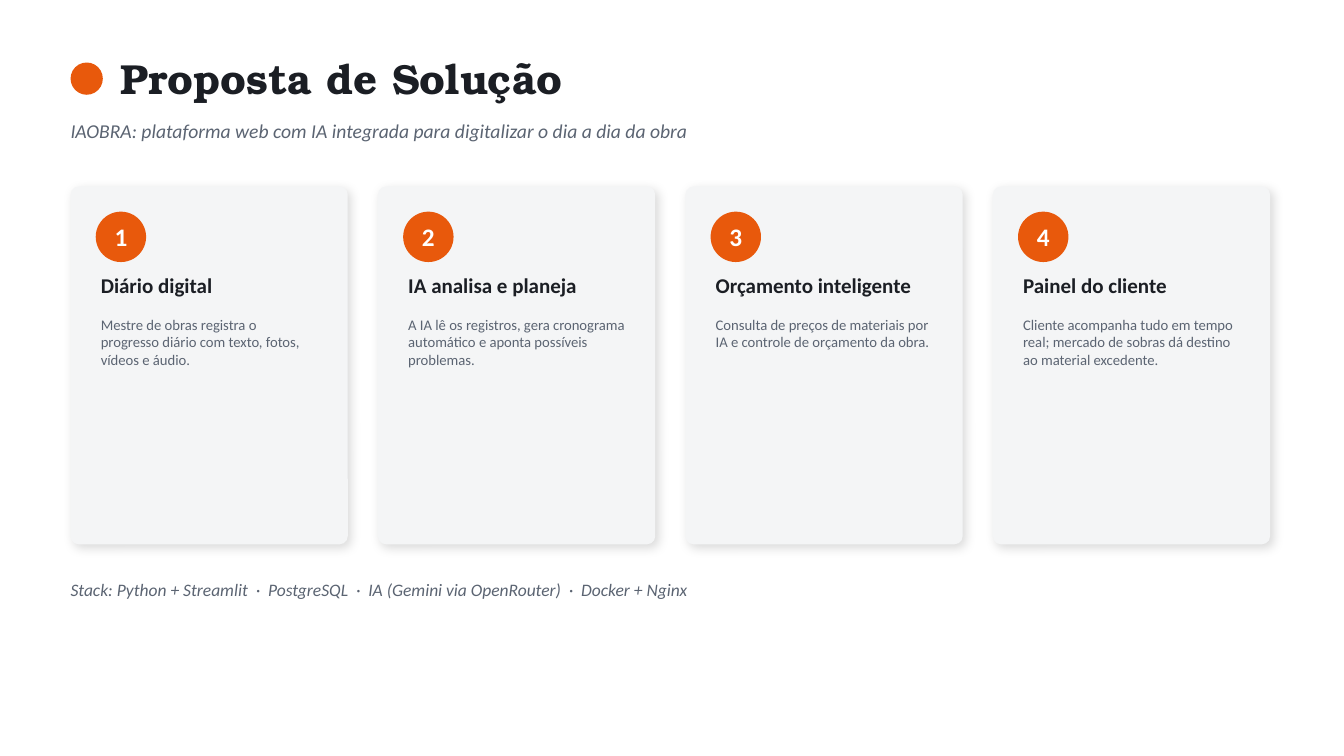
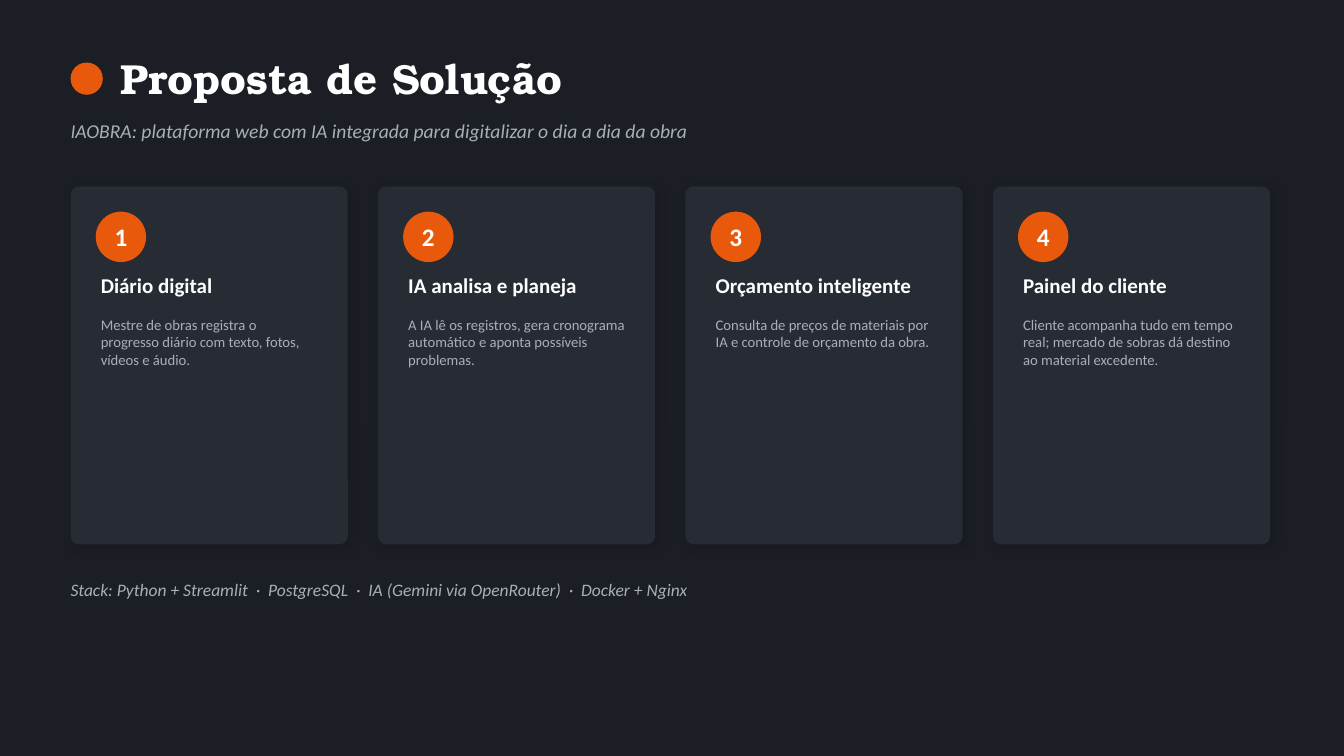
Before and after one commit to machadods/iaobra, a slide deck: slide 3 of doc/IAOBRA_Apresentacao.pptx. Drawn at 1344x756 pixels with LibreOffice and Linux fonts; fonts in the diff are those of the drawing. Boxes give left, top, right and bottom in pixels: in the first picture for what was removed or moved away, otherwise in the second. Text is boxed around its words. In the diff, an @@ line names an element or a change of style, - is before the commit and + after.

```diff
--- a/doc/IAOBRA_Apresentacao.pptx
+++ b/doc/IAOBRA_Apresentacao.pptx
@@ background #FFFFFF to #1B1E24 @@
@@ fill #F4F5F6 to #262B34 in 4 elements at [71, 187, 348, 544], [378, 187, 655, 544], [686, 187, 963, 544], [993, 187, 1270, 544] @@
@@ text colour #1B1E24 to #FFFFFF in 5 elements at [121, 63, 562, 104], [101, 278, 212, 297], [408, 278, 576, 297], [716, 278, 911, 297], [1023, 278, 1166, 293] @@
@@ text colour #5B6472 to #A9AFB8 in 6 elements at [71, 124, 687, 142], [101, 320, 300, 365], [408, 320, 624, 368], [716, 320, 929, 350], [1023, 320, 1233, 365], [71, 583, 688, 599] @@
```
Also in this commit, not shown: 4 other slides changed, 4 slides added, 9 other files.
